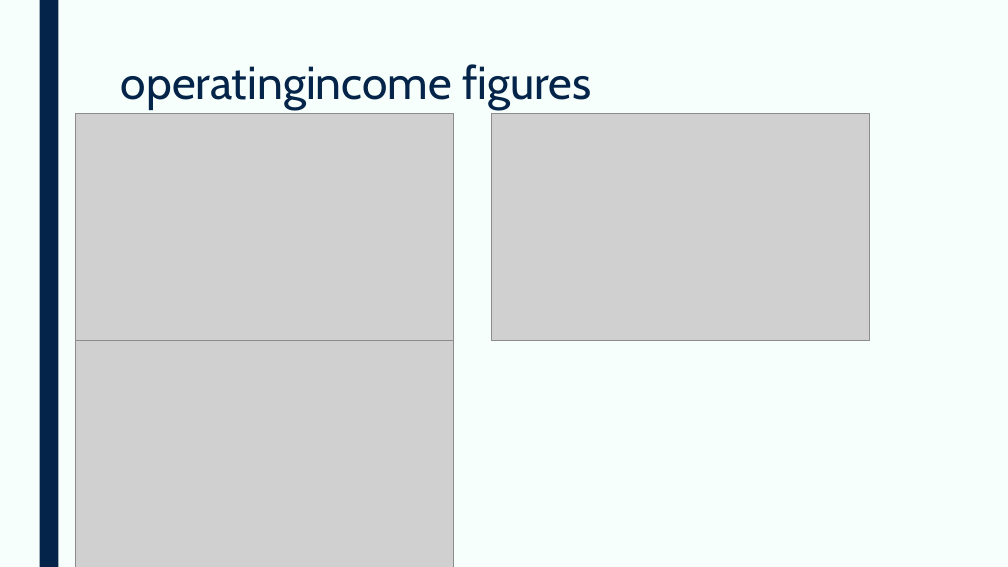
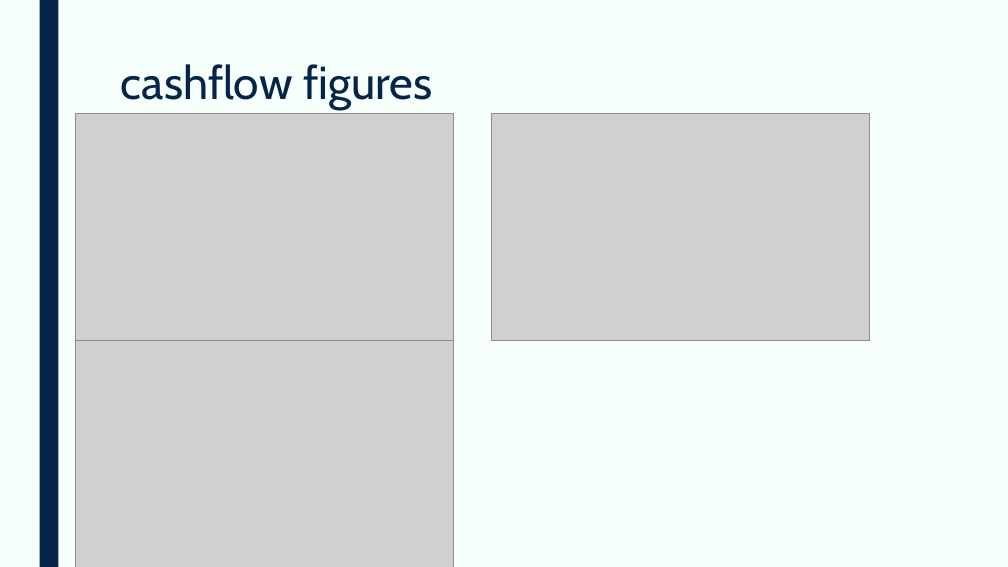
Before and after one commit to devangovind/AMUCLDISS, a slide deck: slide 8 of fastapi-backend/app/pres/output.pptx. Drawn at 1008x567 pixels with LibreOffice and Linux fonts; fonts in the diff are those of the drawing; grey boxes stand for pictures. Boxes give left, top, right and bottom in pixels: in the first picture for what was removed or moved away, otherwise in the second. Text is boxed around its words. In the diff, an @@ line names an element or a change of style, - is before the commit and + after.

```diff
--- a/fastapi-backend/app/pres/output.pptx
+++ b/fastapi-backend/app/pres/output.pptx
@@ title at (x1=121, y1=64, x2=432, y2=110): text changed @@
-operatingincome figures
+cashflow figures
```
Also in this commit, not shown: 5 other slides changed, 2 slides added, 2 slides removed, 3 other files.
